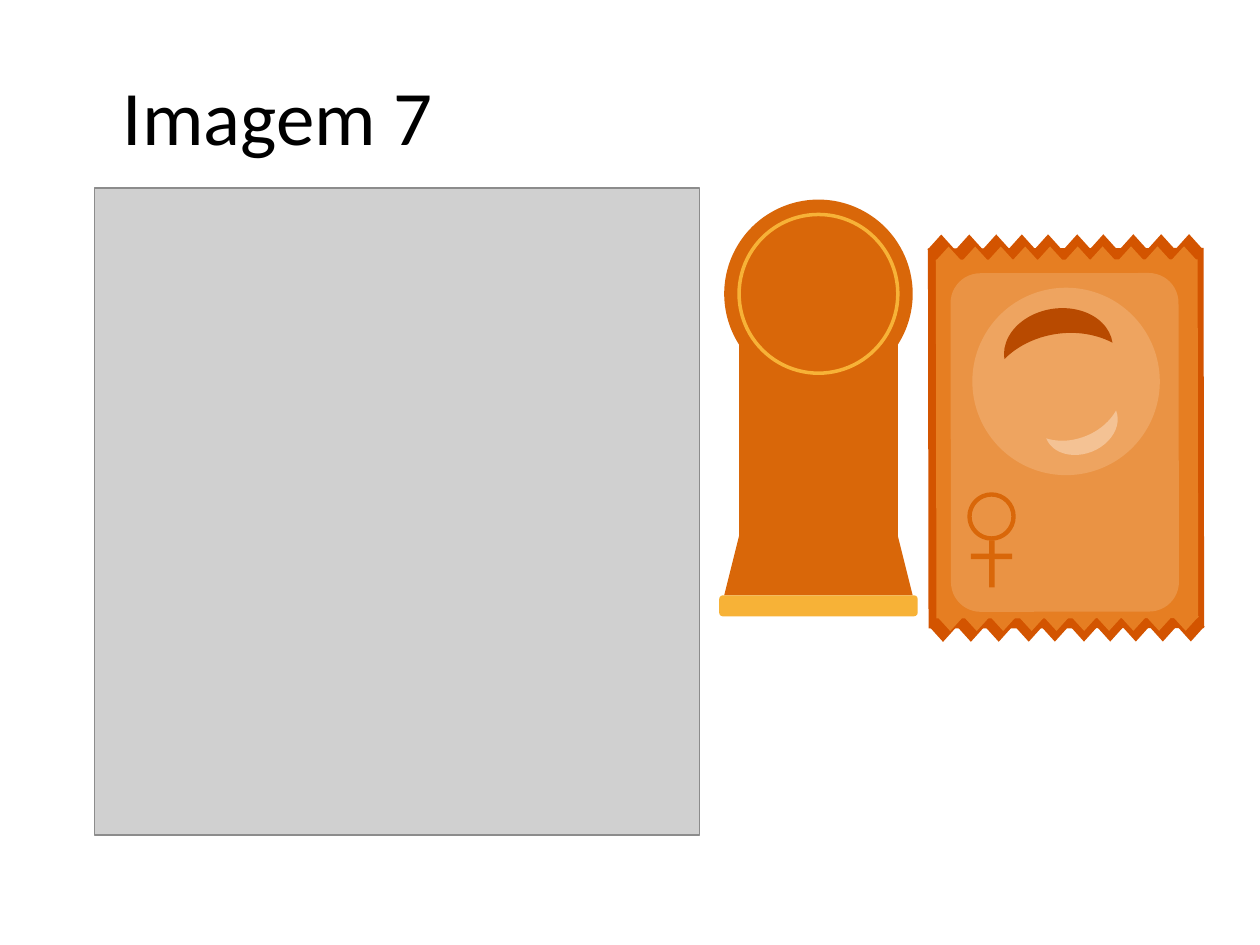
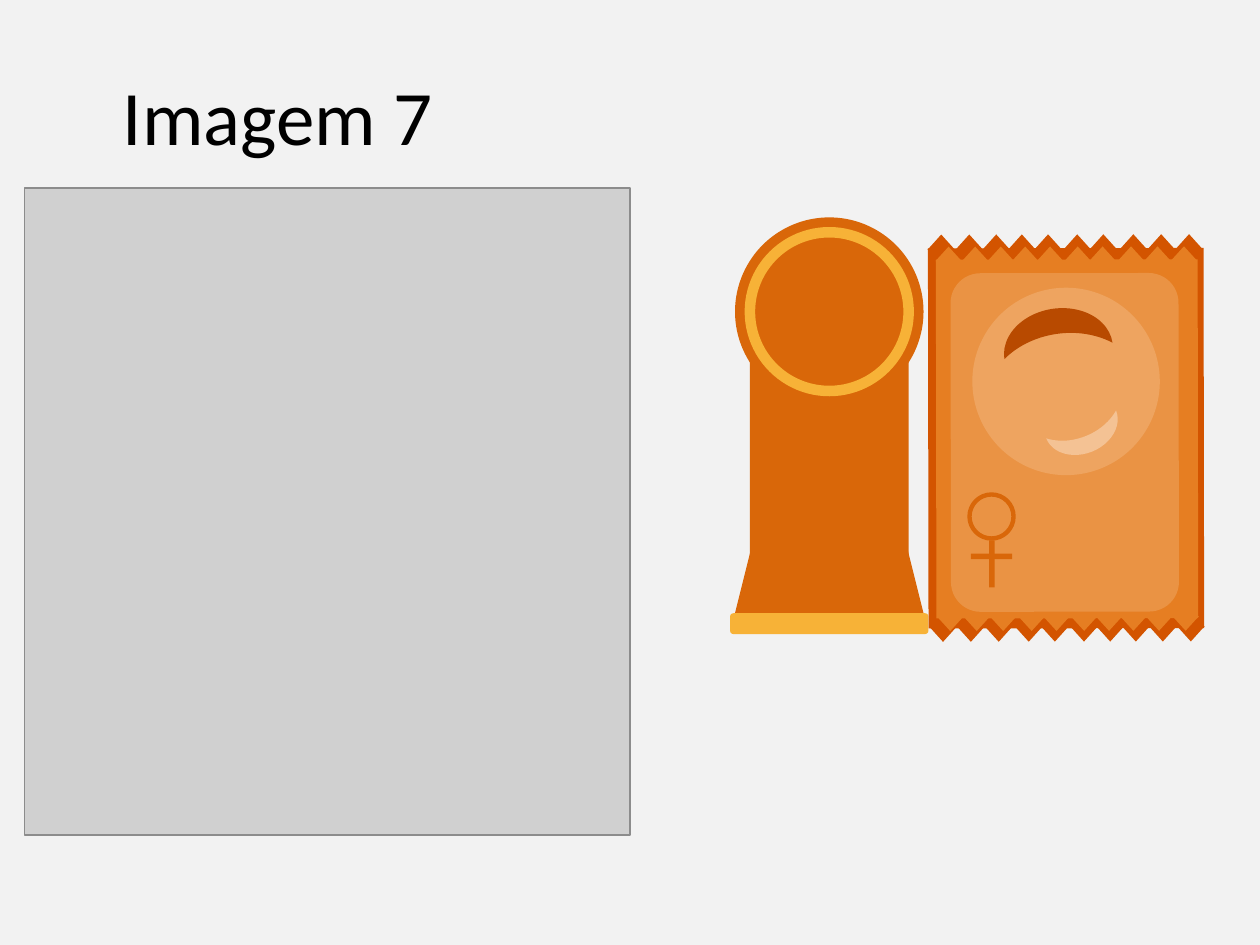
Before and after one commit to gustavogitzel/Discussex, a slide deck: slide 6 of Rascunhos/Imagens PrevContracep.pptx (slide 5 before the commit). Drawn at 1260x945 pixels with LibreOffice and Linux fonts; fonts in the diff are those of the drawing; grey boxes stand for pictures. Boxes give left, top, right and bottom in pixels: in the first picture for what was removed or moved away, otherwise in the second. Text is boxed around its words. In the diff, an @@ line names an element or a change of style, - is before the commit and + after.

```diff
--- a/Rascunhos/Imagens PrevContracep.pptx
+++ b/Rascunhos/Imagens PrevContracep.pptx
@@ background #FFFFFF to #F2F2F2 @@
@@ picture: place and size @@
-picture at box(94, 188, 699, 835)
+picture at box(25, 188, 630, 835)
@@ 2 ellipses, 1 trapezoid, 1 rectangle, 1 rounded rectangle: place and size @@
-2 ellipses, 1 trapezoid, 1 rectangle, 1 rounded rectangle at box(719, 199, 917, 617)
+2 ellipses, 1 trapezoid, 1 rectangle, 1 rounded rectangle at box(730, 218, 927, 635)
@@ ellipse at box(750, 232, 908, 391): outline #F7B237 2 pt to #F7B237 6 pt @@
```
Also in this commit, not shown: 5 other slides changed, 12 slides added.
